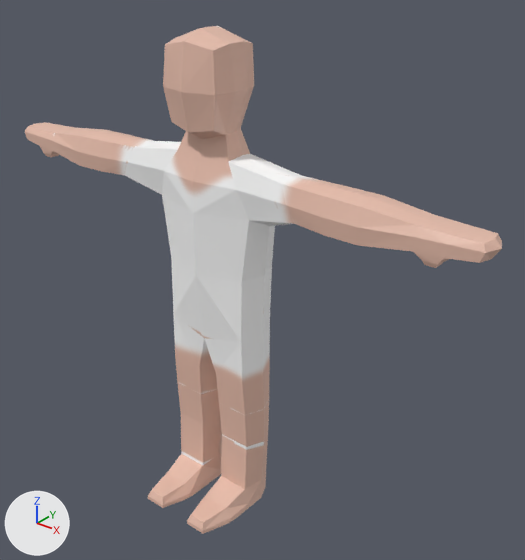
The Blender file src/models/basichumanoid.blend, before and after one commit.
The view is the same before and after, from a 50 mm lens placed at (1.8, -1.89, 2.31), pointed at (0.16, 0.16, 1.04). The axes (+X, +Y, +Z) are drawn at lower left. The lights are the same throughout.

Names of what the first picture shows: 'Chest', 'Head', 'Hips', 'LeftArm', 'LeftFoot', 'LeftForearm', 'LeftHand', 'LeftLowerLeg', 'LeftThigh', 'Neck', 'RIghtHand', 'RightArm', 'RightFoot', 'RightForearm', 'RightLowerLeg', 'RightThigh'.
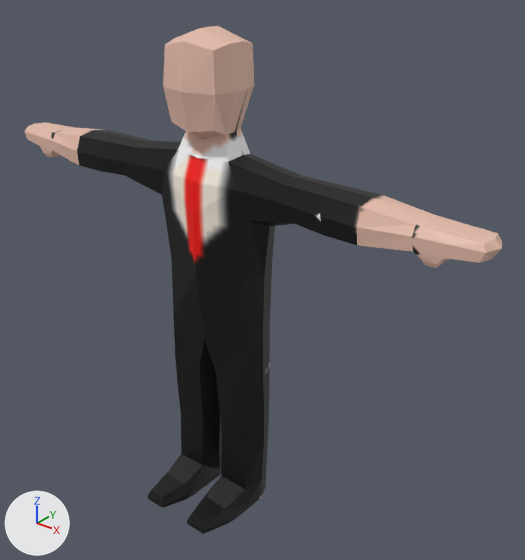
Diff of the bpy script that builds the scene:
```diff
--- a/src/models/basichumanoid.blend.py
+++ b/src/models/basichumanoid.blend.py
@@ img_suit @@
+img_suit = load_image('suit', 'suit.png', 128, 128, 'sRGB')
@@ mat_material @@
 mat_material = principled_material('Material')
-mat_material.texture = img_underweartexture
+mat_material.texture = img_suit
```

Pixel boxes [x1, y1, x2, y2] of what changed, in the pictures (525 x 560 px):
'Chest', surface changed
    both: [162, 150, 275, 282]
'Hips', surface changed (grey to black)
    both: [171, 257, 272, 342]
'LeftArm', surface changed
    both: [228, 154, 341, 235]
'LeftForearm', surface changed (beige to black)
    both: [320, 185, 419, 252]
'LeftThigh', surface changed
    both: [204, 325, 270, 415]
'LeftLowerLeg', surface changed (beige to black)
    both: [219, 400, 269, 489]
'RightArm', surface changed
    both: [100, 135, 181, 195]
'RightLowerLeg', surface changed (beige to black)
    both: [177, 382, 222, 465]
'LeftFoot', surface changed (beige to black)
    both: [187, 470, 266, 534]
'RightThigh', surface changed
    both: [173, 314, 217, 394]
'RightFoot', surface changed (beige to black)
    both: [148, 451, 222, 508]
'RightForearm', surface changed (beige to black)
    both: [52, 128, 128, 171]
'Neck', surface changed (beige to grey)
    both: [178, 128, 250, 162]
